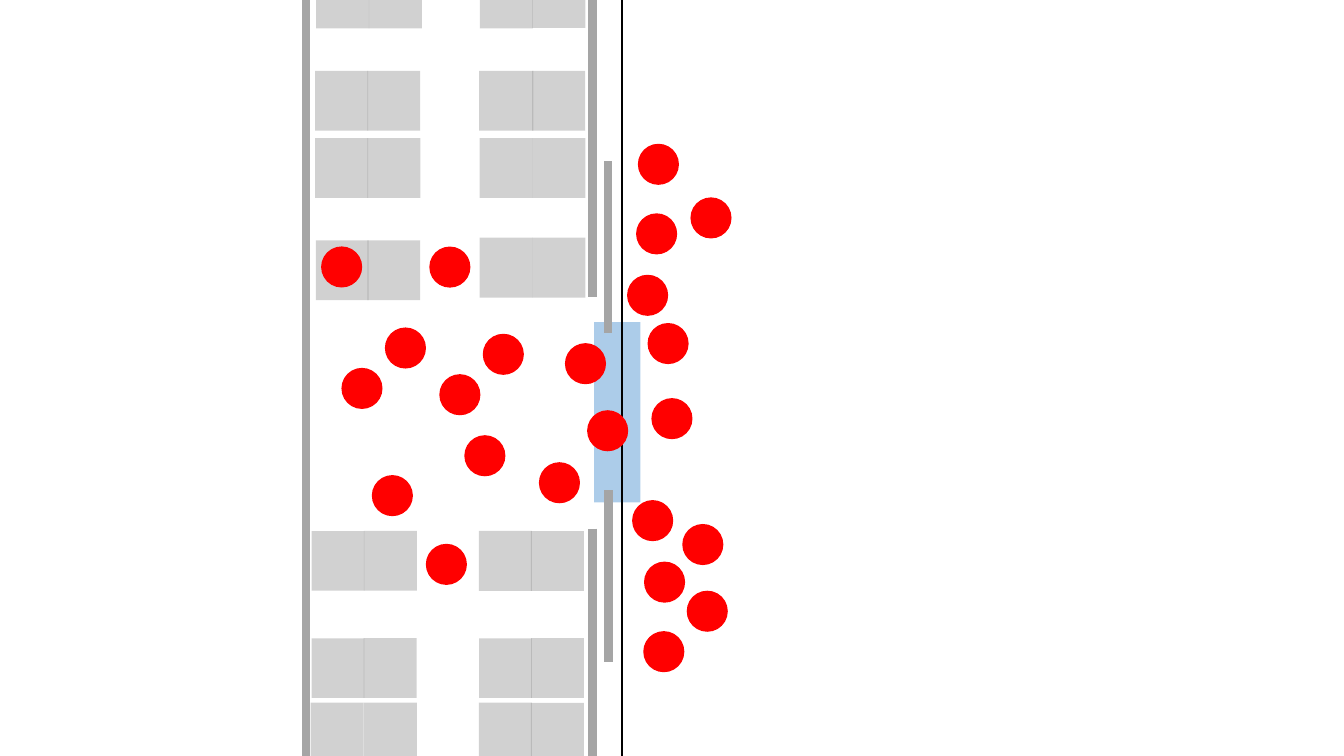
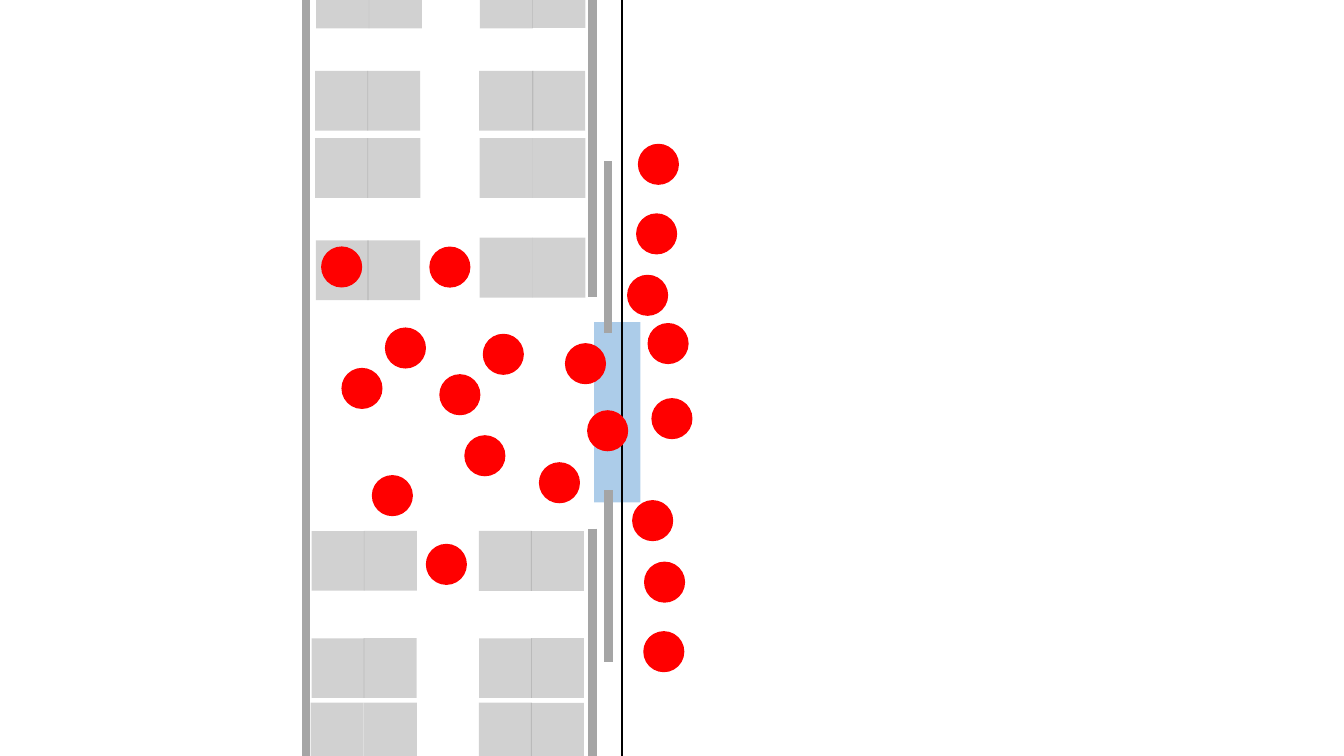
Before and after one commit to AlexandraMayer/Bachelorarbeit, a slide deck: slide 3 of Skizzen/SkizzenBA.pptx. Drawn at 1344x756 pixels with LibreOffice and Linux fonts; fonts in the diff are those of the drawing. Boxes give left, top, right and bottom in pixels: in the first picture for what was removed or moved away, otherwise in the second. Text is boxed around its words. In the diff, an @@ line names an element or a change of style, - is before the commit and + after.

```diff
--- a/Skizzen/SkizzenBA.pptx
+++ b/Skizzen/SkizzenBA.pptx
@@ ellipse removed at box(692, 199, 731, 238) @@
@@ ellipse removed at box(684, 525, 723, 565) @@
@@ ellipse removed at box(688, 592, 727, 631) @@
```
Also in this commit, not shown: 1 other slide changed, 20 other files.
